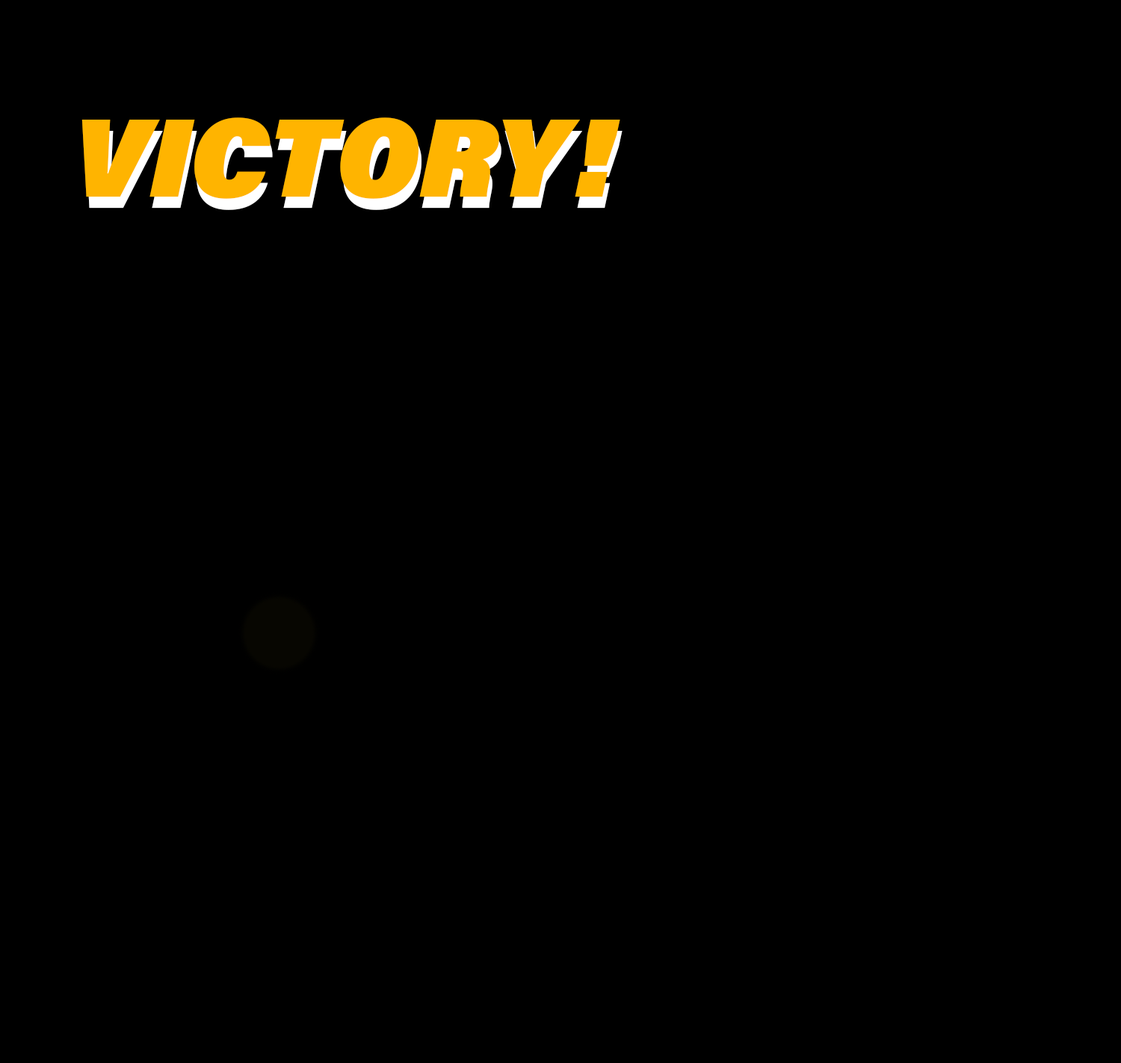
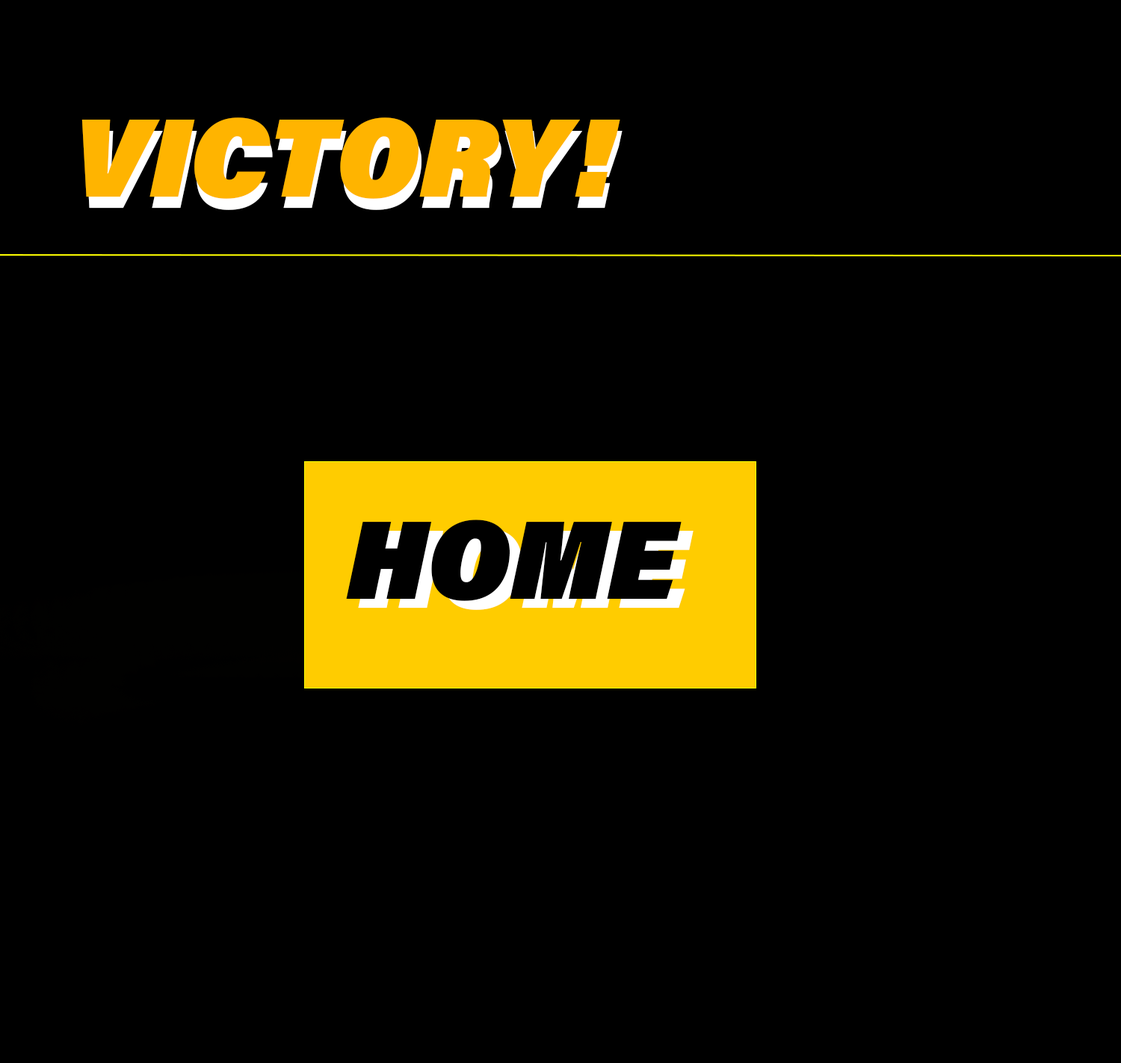
Comparing the layer stacks of the two 1121 x 1063 images. Changes:
added layer "Shape 1" above "Lorem Ipsum" over [0, 254, 1121, 257]
added layer "HOME" above "Layer 0" over [304, 461, 757, 689]
added layer "Layer 0" over [0, 254, 1121, 689]
